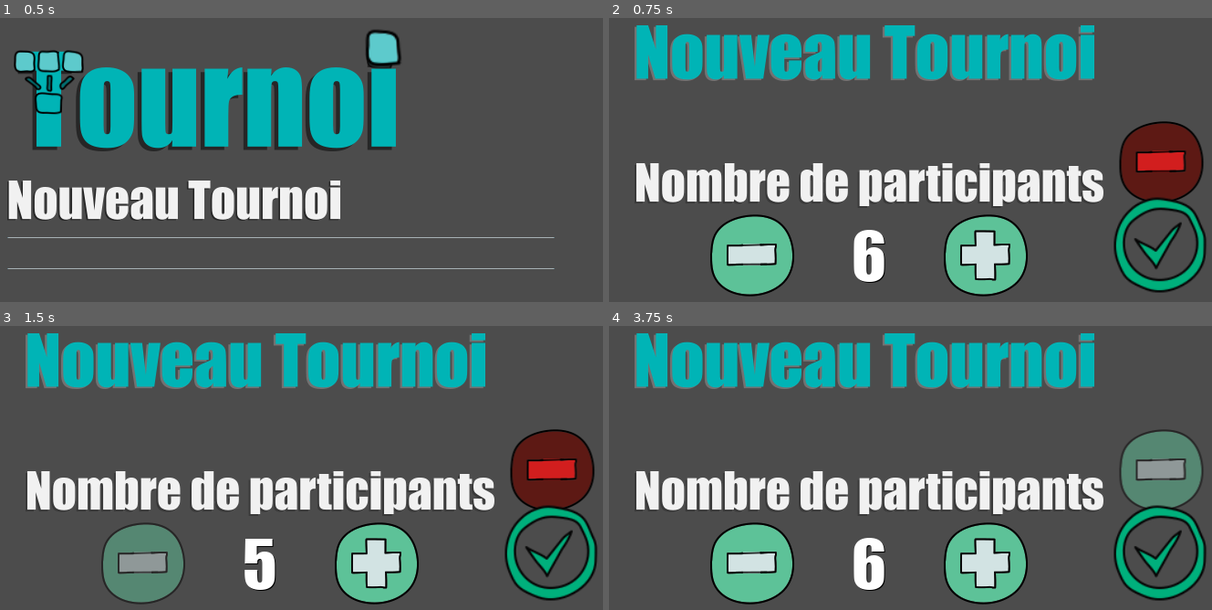
Above: before the commit, frames 1-4 (two rows, left to right).
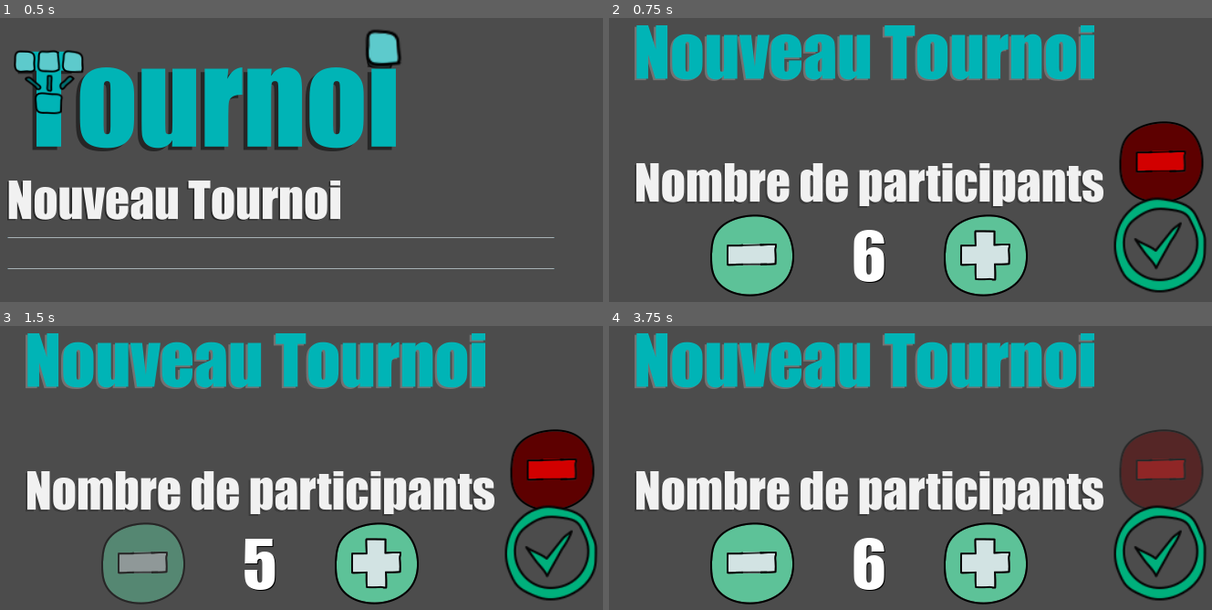
Above: after the commit, the same moments.

Repository: Pskalou/tournoi
Game: Godot game, scene res://main.tscn
The game is run twice, just before and just after one commit, with the same random seed, the same clock (stepped at 60 frames per second) and the same inputs.
Inputs (mouse positions are in pixels of both pictures, inside the frame that each line leads up to):
- Up to frame 1 (0.5 s): no input
- Up to frame 2 (0.75 s): click (783, 199) at 0.5 s
- Up to frame 3 (1.5 s): click (144, 564) at 1.25 s
- Up to frame 4 (3.75 s): click (982, 564) at 2 s; click (1163, 470) at 2.75 s; click (783, 507) at 3.5 s

Frame 1 is identical in both runs. In frame 2, 2.6% of the frame differs, in the area x 85-99%, y 37-64%; in frame 3, 2.6%; in frame 4, 2.9%, in the area x 84-99%, y 36-64%.

Commit message:
couleur bouton

Diff:
--- a/source/pascal/Round_buttons.gd
+++ b/source/pascal/Round_buttons.gd
@@ -10,7 +10,7 @@
 func _init():
 	self._game= Global.game
 	self._score= Global.score
-	print("Boutons du round créésiste de boutons créé")
+	print("Boutons du round créé => liste de boutons créé")
 
 
 func kill():
--- a/source/pascal/new_parameters.tscn
+++ b/source/pascal/new_parameters.tscn
@@ -11,386 +11,147 @@
 [ext_resource path="res://assets/new_menu/label_valid.png" type="Texture" id=9]
 
 [sub_resource type="DynamicFont" id=1]
-
 size = 70
 use_mipmaps = true
 use_filter = true
 font_data = ExtResource( 7 )
-_sections_unfolded = [ "Font", "Settings" ]
 
 [node name="MarginContainer" type="MarginContainer"]
-
-anchor_left = 0.0
-anchor_top = 0.0
 anchor_right = 1.0
 anchor_bottom = 1.0
-rect_pivot_offset = Vector2( 0, 0 )
-rect_clip_content = false
-mouse_filter = 0
-mouse_default_cursor_shape = 0
-size_flags_horizontal = 1
-size_flags_vertical = 1
 custom_constants/margin_right = 60
 custom_constants/margin_top = 40
 custom_constants/margin_left = 60
 custom_constants/margin_bottom = 40
 script = ExtResource( 1 )
-_sections_unfolded = [ "custom_constants" ]
 
-[node name="VBoxContainer" type="VBoxContainer" parent="." index="0"]
-
-anchor_left = 0.0
-anchor_top = 0.0
-anchor_right = 0.0
-anchor_bottom = 0.0
+[node name="VBoxContainer" type="VBoxContainer" parent="."]
 margin_left = 60.0
 margin_top = 40.0
 margin_right = 740.0
 margin_bottom = 460.0
-rect_pivot_offset = Vector2( 0, 0 )
-rect_clip_content = false
-mouse_filter = 1
-mouse_default_cursor_shape = 0
-size_flags_horizontal = 1
-size_flags_vertical = 1
-alignment = 0
 
-[node name="TextureRect_title" type="TextureRect" parent="VBoxContainer" index="0"]
-
-anchor_left = 0.0
-anchor_top = 0.0
-anchor_right = 0.0
-anchor_bottom = 0.0
+[node name="TextureRect_title" type="TextureRect" parent="VBoxContainer"]
 margin_right = 680.0
 margin_bottom = 61.0
-rect_pivot_offset = Vector2( 0, 0 )
-rect_clip_content = false
-mouse_filter = 1
-mouse_default_cursor_shape = 0
-size_flags_horizontal = 1
-size_flags_vertical = 1
 texture = ExtResource( 2 )
-stretch_mode = 0
 
-[node name="HBoxContainer" type="HBoxContainer" parent="VBoxContainer" index="1"]
-
-anchor_left = 0.0
-anchor_top = 0.0
-anchor_right = 0.0
-anchor_bottom = 0.0
+[node name="HBoxContainer" type="HBoxContainer" parent="VBoxContainer"]
 margin_top = 65.0
 margin_right = 680.0
 margin_bottom = 420.0
-rect_pivot_offset = Vector2( 0, 0 )
-rect_clip_content = false
-mouse_filter = 1
-mouse_default_cursor_shape = 0
 size_flags_horizontal = 3
 size_flags_vertical = 3
-alignment = 0
-_sections_unfolded = [ "Size Flags" ]
 
-[node name="VBoxContainer" type="VBoxContainer" parent="VBoxContainer/HBoxContainer" index="0"]
-
-anchor_left = 0.0
-anchor_top = 0.0
-anchor_right = 0.0
-anchor_bottom = 0.0
+[node name="VBoxContainer" type="VBoxContainer" parent="VBoxContainer/HBoxContainer"]
 margin_right = 557.0
 margin_bottom = 355.0
-rect_pivot_offset = Vector2( 0, 0 )
-rect_clip_content = false
-mouse_filter = 1
-mouse_default_cursor_shape = 0
 size_flags_horizontal = 3
 size_flags_vertical = 3
 alignment = 2
-_sections_unfolded = [ "Size Flags" ]
 
-[node name="Container2" type="Container" parent="VBoxContainer/HBoxContainer/VBoxContainer" index="0"]
-
-anchor_left = 0.0
-anchor_top = 0.0
-anchor_right = 0.0
-anchor_bottom = 0.0
+[node name="Container2" type="Container" parent="VBoxContainer/HBoxContainer/VBoxContainer"]
 margin_right = 557.0
 margin_bottom = 99.0
-rect_pivot_offset = Vector2( 0, 0 )
-rect_clip_content = false
-mouse_filter = 0
-mouse_default_cursor_shape = 0
 size_flags_horizontal = 3
 size_flags_vertical = 3
-_sections_unfolded = [ "Size Flags" ]
 
-[node name="TextureRect_saveAs" type="TextureRect" parent="VBoxContainer/HBoxContainer/VBoxContainer" index="1"]
-
+[node name="TextureRect_saveAs" type="TextureRect" parent="VBoxContainer/HBoxContainer/VBoxContainer"]
 visible = false
-anchor_left = 0.0
-anchor_top = 0.0
-anchor_right = 0.0
-anchor_bottom = 0.0
 margin_top = 40.0
 margin_right = 557.0
 margin_bottom = 90.0
-rect_pivot_offset = Vector2( 0, 0 )
-rect_clip_content = false
-mouse_filter = 1
-mouse_default_cursor_shape = 0
-size_flags_horizontal = 1
-size_flags_vertical = 1
 texture = ExtResource( 3 )
-stretch_mode = 0
 
-[node name="TextureRect_name" type="TextureRect" parent="VBoxContainer/HBoxContainer/VBoxContainer" index="2"]
-
+[node name="TextureRect_name" type="TextureRect" parent="VBoxContainer/HBoxContainer/VBoxContainer"]
 visible = false
-anchor_left = 0.0
-anchor_top = 0.0
-anchor_right = 0.0
-anchor_bottom = 0.0
 margin_top = 67.0
 margin_right = 557.0
 margin_bottom = 135.0
-rect_pivot_offset = Vector2( 0, 0 )
-rect_clip_content = false
-mouse_filter = 1
-mouse_default_cursor_shape = 0
-size_flags_horizontal = 1
-size_flags_vertical = 1
 texture = ExtResource( 4 )
-stretch_mode = 0
 
-[node name="Container" type="Container" parent="VBoxContainer/HBoxContainer/VBoxContainer" index="3"]
-
-anchor_left = 0.0
-anchor_top = 0.0
-anchor_right = 0.0
-anchor_bottom = 0.0
+[node name="Container" type="Container" parent="VBoxContainer/HBoxContainer/VBoxContainer"]
 margin_top = 103.0
 margin_right = 557.0
 margin_bottom = 202.0
-rect_pivot_offset = Vector2( 0, 0 )
-rect_clip_content = false
-mouse_filter = 0
-mouse_default_cursor_shape = 0
 size_flags_horizontal = 3
 size_flags_vertical = 3
-_sections_unfolded = [ "Size Flags" ]
 
-[node name="TextureRect_selectNumber" type="TextureRect" parent="VBoxContainer/HBoxContainer/VBoxContainer" index="4"]
-
-anchor_left = 0.0
-anchor_top = 0.0
-anchor_right = 0.0
-anchor_bottom = 0.0
+[node name="TextureRect_selectNumber" type="TextureRect" parent="VBoxContainer/HBoxContainer/VBoxContainer"]
 margin_top = 206.0
 margin_right = 557.0
 margin_bottom = 255.0
-rect_pivot_offset = Vector2( 0, 0 )
-rect_clip_content = false
-mouse_filter = 1
-mouse_default_cursor_shape = 0
-size_flags_horizontal = 1
-size_flags_vertical = 1
 texture = ExtResource( 5 )
-stretch_mode = 0
 
-[node name="HBoxContainer" type="HBoxContainer" parent="VBoxContainer/HBoxContainer/VBoxContainer" index="5"]
-
-anchor_left = 0.0
-anchor_top = 0.0
-anchor_right = 0.0
-anchor_bottom = 0.0
+[node name="HBoxContainer" type="HBoxContainer" parent="VBoxContainer/HBoxContainer/VBoxContainer"]
 margin_top = 259.0
 margin_right = 557.0
 margin_bottom = 355.0
-rect_pivot_offset = Vector2( 0, 0 )
-rect_clip_content = false
-mouse_filter = 1
-mouse_default_cursor_shape = 0
-size_flags_horizontal = 1
-size_flags_vertical = 1
 alignment = 1
 
-[node name="less_btn" type="TextureButton" parent="VBoxContainer/HBoxContainer/VBoxContainer/HBoxContainer" index="0"]
-
-anchor_left = 0.0
-anchor_top = 0.0
-anchor_right = 0.0
-anchor_bottom = 0.0
+[node name="less_btn" type="TextureButton" parent="VBoxContainer/HBoxContainer/VBoxContainer/HBoxContainer"]
 margin_left = 102.0
 margin_right = 198.0
 margin_bottom = 96.0
-rect_pivot_offset = Vector2( 0, 0 )
-rect_clip_content = false
-focus_mode = 2
-mouse_filter = 0
-mouse_default_cursor_shape = 0
-size_flags_horizontal = 1
-size_flags_vertical = 1
-toggle_mode = false
-enabled_focus_mode = 2
-shortcut = null
-group = null
 texture_normal = ExtResource( 6 )
-_sections_unfolded = [ "Textures" ]
 
-[node name="total_text" type="Label" parent="VBoxContainer/HBoxContainer/VBoxContainer/HBoxContainer" index="1"]
-
-anchor_left = 0.0
-anchor_top = 0.0
-anchor_right = 0.0
-anchor_bottom = 0.0
+[node name="total_text" type="Label" parent="VBoxContainer/HBoxContainer/VBoxContainer/HBoxContainer"]
 margin_left = 202.0
 margin_top = 5.0
 margin_right = 354.0
 margin_bottom = 91.0
 rect_min_size = Vector2( 152, 86 )
-rect_pivot_offset = Vector2( 0, 0 )
-rect_clip_content = false
-mouse_filter = 2
-mouse_default_cursor_shape = 0
 size_flags_horizontal = 0
-size_flags_vertical = 4
 custom_fonts/font = SubResource( 1 )
 custom_colors/font_color_shadow = Color( 0, 0, 0, 1 )
 text = "99"
 align = 1
 valign = 1
-percent_visible = 1.0
-lines_skipped = 0
-max_lines_visible = -1
-_sections_unfolded = [ "Hint", "Rect", "Size Flags", "custom_colors", "custom_constants", "custom_fonts", "custom_styles" ]
 
-[node name="more_btn" type="TextureButton" parent="VBoxContainer/HBoxContainer/VBoxContainer/HBoxContainer" index="2"]
-
-anchor_left = 0.0
-anchor_top = 0.0
-anchor_right = 0.0
-anchor_bottom = 0.0
+[node name="more_btn" type="TextureButton" parent="VBoxContainer/HBoxContainer/VBoxContainer/HBoxContainer"]
 margin_left = 358.0
 margin_right = 454.0
 margin_bottom = 96.0
-rect_pivot_offset = Vector2( 0, 0 )
-rect_clip_content = false
-focus_mode = 2
-mouse_filter = 0
-mouse_default_cursor_shape = 0
-size_flags_horizontal = 1
-size_flags_vertical = 1
-toggle_mode = false
-enabled_focus_mode = 2
-shortcut = null
-group = null
 texture_normal = ExtResource( 8 )
-_sections_unfolded = [ "Textures" ]
 
-[node name="VBoxContainer2" type="VBoxContainer" parent="VBoxContainer/HBoxContainer" index="1"]
-
-anchor_left = 0.0
-anchor_top = 0.0
-anchor_right = 0.0
-anchor_bottom = 0.0
+[node name="VBoxContainer2" type="VBoxContainer" parent="VBoxContainer/HBoxContainer"]
 margin_left = 561.0
 margin_right = 680.0
 margin_bottom = 355.0
-rect_pivot_offset = Vector2( 0, 0 )
-rect_clip_content = false
-mouse_filter = 1
-mouse_default_cursor_shape = 0
-size_flags_horizontal = 1
-size_flags_vertical = 1
-alignment = 0
 
-[node name="CenterContainer" type="CenterContainer" parent="VBoxContainer/HBoxContainer/VBoxContainer2" index="0"]
-
-anchor_left = 0.0
-anchor_top = 0.0
-anchor_right = 0.0
-anchor_bottom = 0.0
+[node name="CenterContainer" type="CenterContainer" parent="VBoxContainer/HBoxContainer/VBoxContainer2"]
 margin_right = 119.0
 margin_bottom = 114.0
 rect_min_size = Vector2( 20, 20 )
-rect_pivot_offset = Vector2( 0, 0 )
-rect_clip_content = false
-mouse_filter = 0
-mouse_default_cursor_shape = 0
 size_flags_horizontal = 3
 size_flags_vertical = 3
-use_top_left = false
-_sections_unfolded = [ "Rect", "Size Flags" ]
 
-[node name="back_btn" type="TextureButton" parent="VBoxContainer/HBoxContainer/VBoxContainer2" index="1"]
-
-modulate = Color( 1, 0.132812, 0.132812, 1 )
-anchor_left = 0.0
-anchor_top = 0.0
-anchor_right = 0.0
-anchor_bottom = 0.0
+[node name="back_btn" type="TextureButton" parent="VBoxContainer/HBoxContainer/VBoxContainer2"]
+self_modulate = Color( 1, 0, 0, 1 )
 margin_top = 118.0
 margin_right = 119.0
 margin_bottom = 232.0
-rect_pivot_offset = Vector2( 0, 0 )
-rect_clip_content = false
-focus_mode = 2
-mouse_filter = 0
-mouse_default_cursor_shape = 0
 size_flags_horizontal = 3
 size_flags_vertical = 3
-toggle_mode = false
-enabled_focus_mode = 2
-shortcut = null
-group = null
 texture_normal = ExtResource( 6 )
 expand = true
 stretch_mode = 3
-_sections_unfolded = [ "Material", "Size Flags", "Textures", "Visibility" ]
 
-[node name="ok_btn" type="TextureButton" parent="VBoxContainer/HBoxContainer/VBoxContainer2" index="2"]
-
-anchor_left = 0.0
-anchor_top = 0.0
-anchor_right = 0.0
-anchor_bottom = 0.0
+[node name="ok_btn" type="TextureButton" parent="VBoxContainer/HBoxContainer/VBoxContainer2"]
 margin_top = 236.0
 margin_right = 119.0
 margin_bottom = 355.0
-rect_pivot_offset = Vector2( 0, 0 )
-rect_clip_content = false
-focus_mode = 2
-mouse_filter = 0
-mouse_default_cursor_shape = 0
-size_flags_horizontal = 1
-size_flags_vertical = 1
-toggle_mode = false
-enabled_focus_mode = 2
-shortcut = null
-group = null
 texture_normal = ExtResource( 9 )
 stretch_mode = 3
-_sections_unfolded = [ "Textures", "Theme" ]
-
 [connection signal="mouse_entered" from="VBoxContainer/HBoxContainer/VBoxContainer/HBoxContainer/less_btn" to="." method="_on_less_btn_mouse_entered"]
-
 [connection signal="mouse_exited" from="VBoxContainer/HBoxContainer/VBoxContainer/HBoxContainer/less_btn" to="." method="_on_less_btn_mouse_exited"]
-
 [connection signal="pressed" from="VBoxContainer/HBoxContainer/VBoxContainer/HBoxContainer/less_btn" to="." method="_on_less_btn_pressed"]
-
 [connection signal="mouse_entered" from="VBoxContainer/HBoxContainer/VBoxContainer/HBoxContainer/more_btn" to="." method="_on_more_btn_mouse_entered"]
-
 [connection signal="mouse_exited" from="VBoxContainer/HBoxContainer/VBoxContainer/HBoxContainer/more_btn" to="." method="_on_more_btn_mouse_exited"]
-
 [connection signal="pressed" from="VBoxContainer/HBoxContainer/VBoxContainer/HBoxContainer/more_btn" to="." method="_on_more_btn_pressed"]
-
 [connection signal="mouse_entered" from="VBoxContainer/HBoxContainer/VBoxContainer2/back_btn" to="." method="_on_back_btn_mouse_entered"]
-
 [connection signal="mouse_exited" from="VBoxContainer/HBoxContainer/VBoxContainer2/back_btn" to="." method="_on_back_btn_mouse_exited"]
-
 [connection signal="pressed" from="VBoxContainer/HBoxContainer/VBoxContainer2/back_btn" to="." method="_on_back_btn_pressed"]
-
 [connection signal="mouse_entered" from="VBoxContainer/HBoxContainer/VBoxContainer2/ok_btn" to="." method="_on_ok_btn_mouse_entered"]
-
 [connection signal="mouse_exited" from="VBoxContainer/HBoxContainer/VBoxContainer2/ok_btn" to="." method="_on_ok_btn_mouse_exited"]
-
 [connection signal="pressed" from="VBoxContainer/HBoxContainer/VBoxContainer2/ok_btn" to="." method="_on_ok_btn_pressed"]
